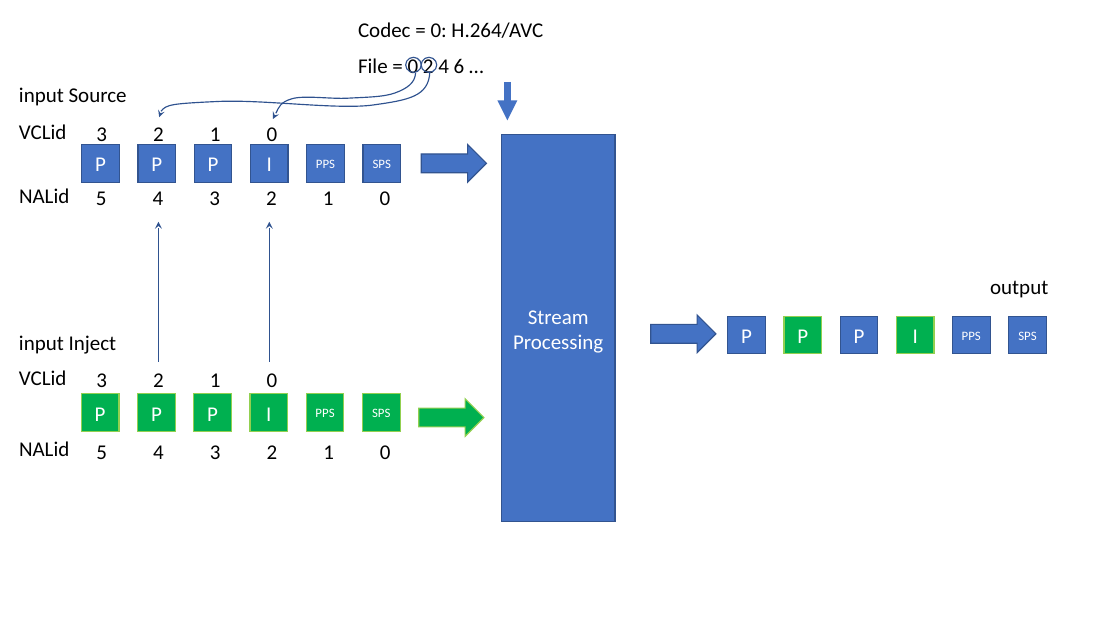
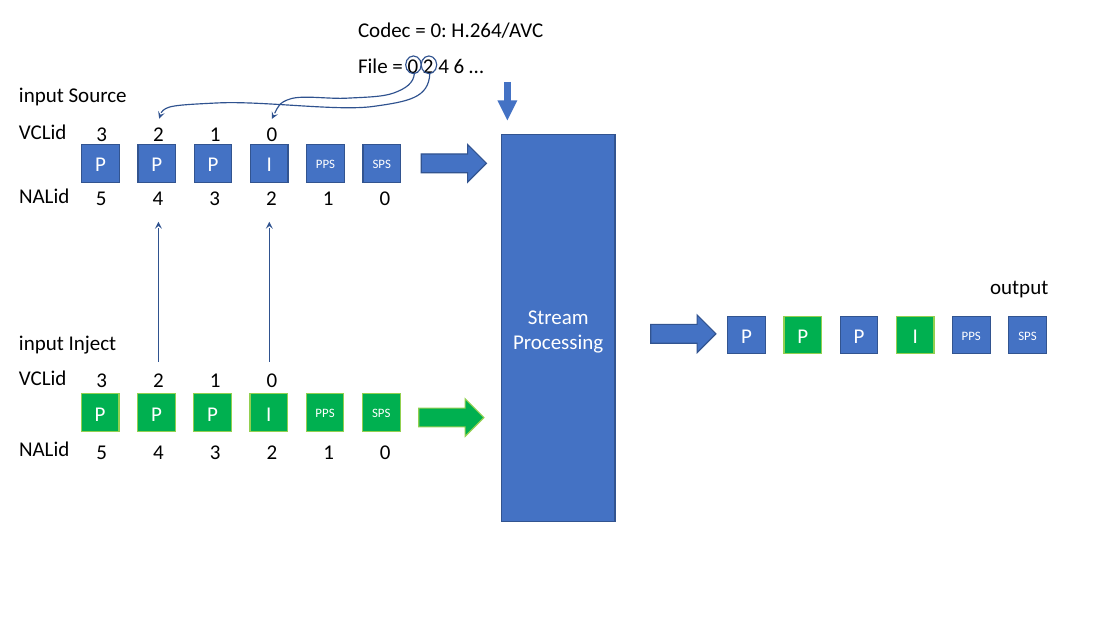
Before and after one commit to IDLabMedia/NALUProcessing, a slide deck: slide 4 of docs/NALUProcessing.pptx. Drawn at 1120x630 pixels with LibreOffice and Linux fonts; fonts in the diff are those of the drawing. Boxes give left, top, right and bottom in pixels: in the first picture for what was removed or moved away, otherwise in the second. Text is boxed around its words. In the diff, an @@ line names an element or a change of style, - is before the commit and + after.

```diff
--- a/docs/NALUProcessing.pptx
+++ b/docs/NALUProcessing.pptx
@@ freeform shape at (x1=160, y1=73, x2=430, y2=118): outline redrawn @@
@@ freeform shape at (x1=272, y1=73, x2=415, y2=119): outline redrawn @@
```
Also in this commit, not shown: 1 other file.
